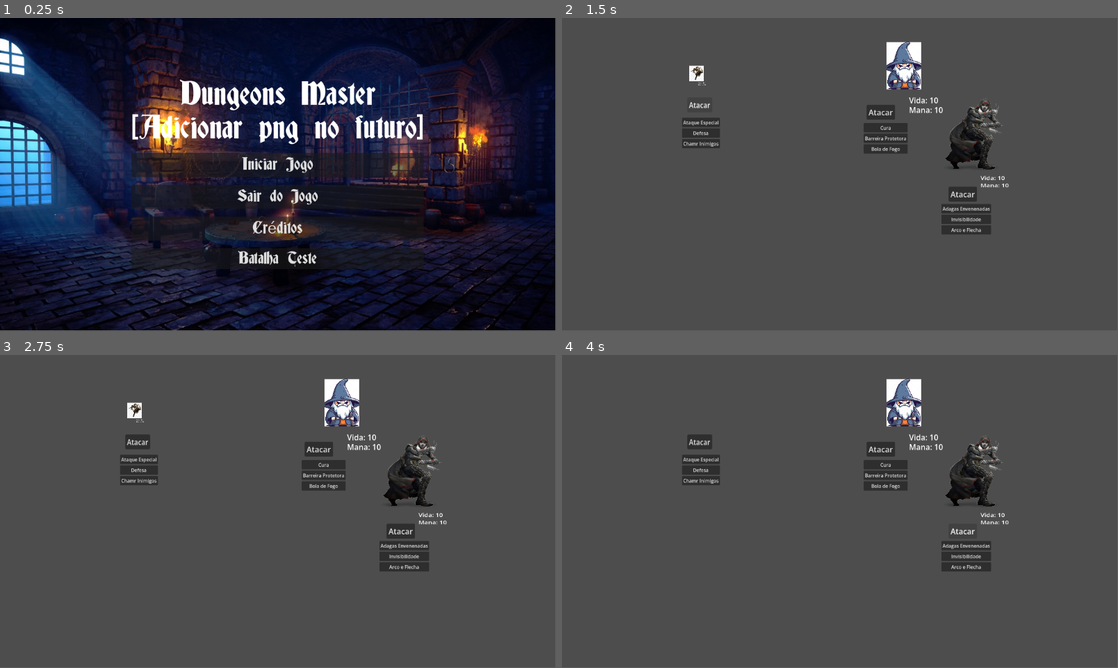
Above: before the commit, frames 1-4 (two rows, left to right).
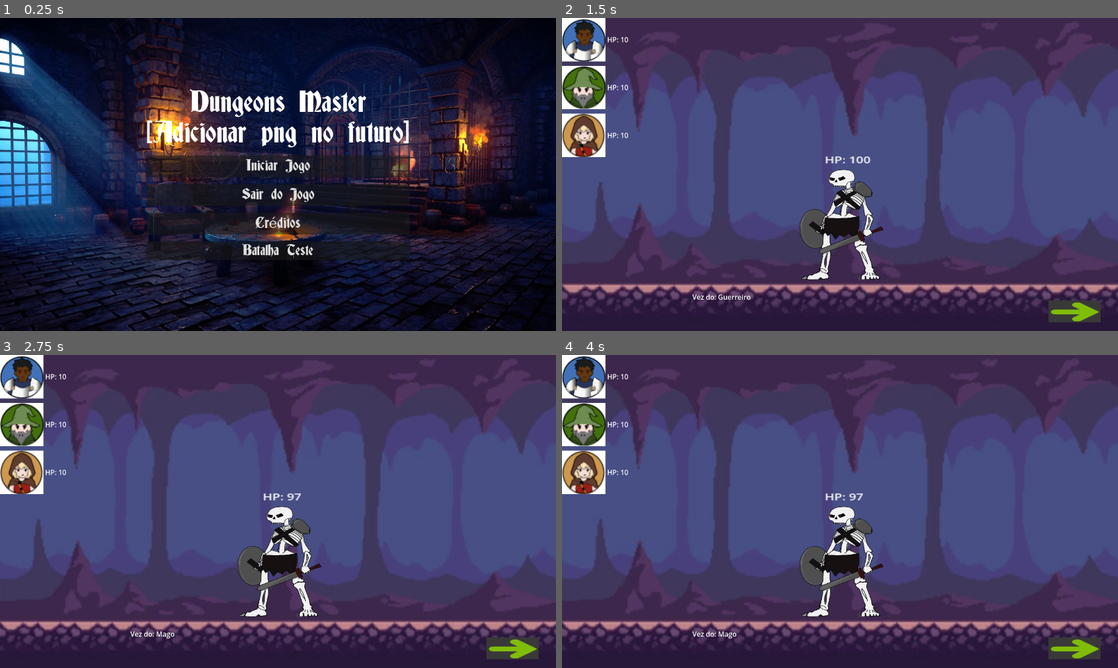
Above: after the commit, the same moments.

Repository: ygcs796/dungeon-master-ps-laje
Game: Godot game, scene res://interfaces/menu_principal.tscn
Same seed, same stepped clock (60 frames per second), same inputs: the game is played once before the commit and once after it.
Inputs (mouse positions are in pixels of both pictures, inside the frame that each line leads up to):
- Up to frame 1 (0.25 s): no input
- Up to frame 2 (1.5 s): click "Batalha Teste" at 0.5 s; click (701, 105) at 1.25 s, where only the run before the commit has a clickable "Atacar"
- Up to frame 3 (2.75 s): click (511, 649) at 2.02 s
- Up to frame 4 (4 s): click (878, 448) at 2.75 s, where only the run before the commit has a clickable "Atacar"; click (962, 530) at 3.5 s, where only the run before the commit has a clickable "Atacar"
In our replay, the window is 799x449 before the commit and 800x450 after it. These sizes can differ from the game's own. Grey fills any space a smaller window leaves; there, only what the larger window draws over its background counts as a difference.

The runs differ from the first frame. In frame 1, 9.1% of the frame differs, in the area x 0-100%, y 8-100%; in frame 2, 81%, in the area x 0-100%, y 0-100%; in frame 3, 81%; in frame 4, 81%.

Commit message:
adicionei um combate entre NPCs e um inimigo

Diff:
--- a/entidades/classes/mage/mage.tscn
+++ b/entidades/classes/mage/mage.tscn
@@ -10,6 +10,7 @@
 especial_barreira_protetora = 0
 especial_bola_de_fogo = 0
 usar_barreira = false
+vida = 10
 
 [node name="Sprite2D" parent="." index="1" unique_id=1188518273]
 scale = Vector2(0.2, 0.2)
--- a/entidades/classes/rogue/rogue.tscn
+++ b/entidades/classes/rogue/rogue.tscn
@@ -12,6 +12,7 @@
 adagas = false
 arco_e_flecha = false
 usar_invisibilidade = false
+vida = 10
 
 [node name="Sprite2D" parent="." index="1" unique_id=1188518273]
 position = Vector2(2.3841858e-07, 0)
--- a/entidades/npc_base/npc.gd
+++ b/entidades/npc_base/npc.gd
@@ -2,7 +2,7 @@
 class_name NPC
 
 @export var constituicao : int
-@export var vida: int
+@export var vida: int = 10
 @export var forca : int
 @export var destreza : int
 @export var magia : int
--- a/battle_test.tscn
+++ b/interfaces/battle_test.tscn
@@ -1,6 +1,6 @@
 [gd_scene format=3 uid="uid://dd5bqypum3dno"]
 
-[ext_resource type="Script" uid="uid://cug6xmoc2wujx" path="res://battle_test.gd" id="1_kt1od"]
+[ext_resource type="Script" uid="uid://cug6xmoc2wujx" path="res://interfaces/battle_test.gd" id="1_kt1od"]
 [ext_resource type="PackedScene" uid="uid://ba6bjjdvidxkm" path="res://entidades/classes/rogue/rogue.tscn" id="2_0q417"]
 [ext_resource type="PackedScene" uid="uid://82n3b2d5p5yj" path="res://entidades/classes/warrior/warrior.tscn" id="2_jhtm6"]
 [ext_resource type="PackedScene" uid="uid://dpp76jm5htwyn" path="res://entidades/classes/mage/mage.tscn" id="3_0q417"]
--- /dev/null
+++ b/interfaces/cena_3_caverna.gd
@@ -0,0 +1,114 @@
+extends Control
+
+# Variável que controla a ordem (0 = Guerreiro, 1 = Mago, 2 = Ladino, 3 = Inimigo)
+var vez_atual: int = 0
+
+# Controla se a batalha automática deve continuar rodando
+var batalha_ativa: bool = true
+
+# Called when the node enters the scene tree for the first time.
+func _ready() -> void:
+	atualizar_interface()
+	# Inicia o loop automático de combate
+	executar_loop_de_combate()
+
+# Atualiza os textos de vida e mostra quem irá atacar a seguir
+func atualizar_interface() -> void:
+	$VBoxContainer/HBoxContainer/VidaGuerreiro.text = "HP: " + str(max(0, Warrior.vida))
+	$VBoxContainer/HBoxContainer2/VidaMago.text = "HP: " + str(max(0, Mage.vida))
+	$VBoxContainer/HBoxContainer3/VidaLadina.text = "HP: " + str(max(0, Rogue.vida))
+	$Inimigo/VidaInimigo.text = "HP: " + str(max(0, InimigoTeste.vida))
+
+	# Atualiza o texto informando quem é a vez atual
+	match vez_atual:
+		0: $HBoxContainer/MarginContainer2/TextoVez.text = "Vez do: Guerreiro"
+		1: $HBoxContainer/MarginContainer2/TextoVez.text = "Vez do: Mago"
+		2: $HBoxContainer/MarginContainer2/TextoVez.text = "Vez do: Ladino"
+		3: $HBoxContainer/MarginContainer2/TextoVez.text = "Vez do: Inimigo"
+
+# Loop automático corrigido para pular personagens mortos instantaneamente
+func executar_loop_de_combate() -> void:
+	while batalha_ativa:
+
+		# 1. VERIFICAÇÕES DE FIM DE JOGO
+		if InimigoTeste.vida <= 0:
+			$HBoxContainer/MarginContainer2/TextoVez.text = "O Inimigo foi derrotado!"
+			batalha_ativa = false
+			break
+
+		if Warrior.vida <= 0 and Mage.vida <= 0 and Rogue.vida <= 0:
+			$HBoxContainer/MarginContainer2/TextoVez.text = "Fim de Jogo! Todos os heróis morreram."
+			batalha_ativa = false
+			break
+
+		# 2. LOGICA DE FILTRAGEM: Se o personagem do turno atual estiver morto,
+		# nós passamos a vez adiante NA MESMA HORA (usando 'continue' para reiniciar o loop sem dar o 'await')
+		if vez_atual == 0 and Warrior.vida <= 0:
+			vez_atual = 1 # Guerreiro morto -> passa pro Mago
+			continue
+
+		if vez_atual == 1 and Mage.vida <= 0:
+			vez_atual = 2 # Mago morto -> passa pro Ladino
+			continue
+
+		if vez_atual == 2 and Rogue.vida <= 0:
+			vez_atual = 3 # Ladino morto -> passa pro Inimigo
+			continue
+
+		# Se chegou até aqui, significa que o personagem da vez está VIVO.
+		# Então atualizamos a tela para o jogador ver quem vai agir e esperamos os 2 segundos.
+		atualizar_interface()
+		await get_tree().create_timer(2.0).timeout
+
+		# 3. EXECUÇÃO DO ATAQUE (Garantido que o atacante está vivo por conta dos filtros acima)
+		match vez_atual:
+			0:
+				# TURNO DO GUERREIRO
+				var dano = Warrior.atacar()
+				InimigoTeste.receber_dano(dano)
+				vez_atual = 1
+
+			1:
+				# TURNO DO MAGO
+				var dano = Mage.atacar()
+				InimigoTeste.receber_dano(dano)
+				vez_atual = 2
+
+			2:
+				# TURNO DO LADINO
+				var dano = Rogue.atacar()
+				InimigoTeste.receber_dano(dano)
+				vez_atual = 3
+
+			3:
+				# TURNO DO INIMIGO
+				if InimigoTeste.vida > 0:
+					jogar_turno_do_inimigo()
+				vez_atual = 0
+
+		# Atualiza a tela logo após o dano ser aplicado (para atualizar as barras/textos de vida)
+		atualizar_interface()
+
+
+# Função para gerenciar o ataque e o sorteio do Inimigo (permanece igual)
+func jogar_turno_do_inimigo() -> void:
+	var alvos_vivos = []
+	if Warrior.vida > 0: alvos_vivos.append("Guerreiro")
+	if Mage.vida > 0: alvos_vivos.append("Mago")
+	if Rogue.vida > 0: alvos_vivos.append("Ladino")
+
+	if alvos_vivos.size() == 0:
+		return
+
+	var indice_sorteado = randi() % alvos_vivos.size()
+	var alvo_escolhido = alvos_vivos[indice_sorteado]
+
+	var dano_do_inimigo = InimigoTeste.dar_dano()
+
+	match alvo_escolhido:
+		"Guerreiro":
+			Warrior.vida -= dano_do_inimigo
+		"Mago":
+			Mage.vida -= dano_do_inimigo
+		"Ladino":
+			Rogue.vida -= dano_do_inimigo
--- /dev/null
+++ b/interfaces/cena_3_caverna.tscn
@@ -0,0 +1,132 @@
+[gd_scene format=3 uid="uid://bvvt7wp0iki1n"]
+
+[ext_resource type="Texture2D" uid="uid://ohotxlg5jkmv" path="res://assets/background/tela_caverna.png" id="1_7oemk"]
+[ext_resource type="Script" uid="uid://dawnvi5wd6fbv" path="res://interfaces/cena_3_caverna.gd" id="1_b53t2"]
+[ext_resource type="Texture2D" uid="uid://b7ffpiuv2no7n" path="res://assets/npc/Captura de tela 2026-05-22 185939.png" id="2_shf8c"]
+[ext_resource type="Texture2D" uid="uid://cvtfngrb4keci" path="res://assets/Captura de tela 2026-05-22 192847.png" id="3_e5xlq"]
+[ext_resource type="Texture2D" uid="uid://cm164sjx8n35w" path="res://assets/npc/Captura de tela 2026-05-22 190000.png" id="3_jvdee"]
+[ext_resource type="Texture2D" uid="uid://er5meid57i0g" path="res://assets/npc/Captura de tela 2026-05-22 185946.png" id="4_wsu40"]
+[ext_resource type="Texture2D" uid="uid://bhljof8dqti54" path="res://assets/image-removebg-preview (21).png" id="7_b53t2"]
+
+[node name="Control" type="Control" unique_id=926389464]
+layout_mode = 3
+anchors_preset = 15
+anchor_right = 1.0
+anchor_bottom = 1.0
+grow_horizontal = 2
+grow_vertical = 2
+script = ExtResource("1_b53t2")
+
+[node name="TextureRect" type="TextureRect" parent="." unique_id=995678879]
+layout_mode = 1
+anchors_preset = 15
+anchor_right = 1.0
+anchor_bottom = 1.0
+grow_horizontal = 2
+grow_vertical = 2
+texture = ExtResource("1_7oemk")
+expand_mode = 1
+
+[node name="HBoxContainer" type="HBoxContainer" parent="." unique_id=1788230311]
+custom_minimum_size = Vector2(1280, 90)
+layout_mode = 1
+anchors_preset = 2
+anchor_top = 1.0
+anchor_bottom = 1.0
+offset_top = -40.0
+offset_right = 40.0
+grow_vertical = 0
+theme_override_constants/separation = 0
+
+[node name="MarginContainer" type="MarginContainer" parent="HBoxContainer" unique_id=1329982339]
+custom_minimum_size = Vector2(300, 0)
+layout_mode = 2
+
+[node name="TextureRect" type="TextureRect" parent="HBoxContainer/MarginContainer" unique_id=1772381255]
+layout_mode = 2
+
+[node name="MarginContainer2" type="MarginContainer" parent="HBoxContainer" unique_id=1034059129]
+custom_minimum_size = Vector2(780, 0)
+layout_mode = 2
+
+[node name="TextoVez" type="RichTextLabel" parent="HBoxContainer/MarginContainer2" unique_id=857464220]
+layout_mode = 2
+
+[node name="MarginContainer3" type="MarginContainer" parent="HBoxContainer" unique_id=565584856]
+custom_minimum_size = Vector2(200, 0)
+layout_mode = 2
+theme_override_constants/margin_left = 40
+theme_override_constants/margin_top = 20
+theme_override_constants/margin_right = 40
+theme_override_constants/margin_bottom = 20
+
+[node name="Prosseguir" type="TextureButton" parent="HBoxContainer/MarginContainer3" unique_id=1619710688]
+layout_mode = 2
+texture_normal = ExtResource("3_e5xlq")
+ignore_texture_size = true
+stretch_mode = 0
+
+[node name="VBoxContainer" type="VBoxContainer" parent="." unique_id=2019594165]
+custom_minimum_size = Vector2(200, 300)
+layout_mode = 1
+offset_right = 40.0
+offset_bottom = 40.0
+theme_override_constants/separation = 10
+
+[node name="HBoxContainer" type="HBoxContainer" parent="VBoxContainer" unique_id=544147983]
+custom_minimum_size = Vector2(200, 100)
+layout_mode = 2
+
+[node name="TextureRect" type="TextureRect" parent="VBoxContainer/HBoxContainer" unique_id=1810493512]
+custom_minimum_size = Vector2(100, 0)
+layout_mode = 2
+texture = ExtResource("2_shf8c")
+expand_mode = 1
+
+[node name="VidaGuerreiro" type="Label" parent="VBoxContainer/HBoxContainer" unique_id=1907416829]
+custom_minimum_size = Vector2(100, 0)
+layout_mode = 2
+
+[node name="HBoxContainer2" type="HBoxContainer" parent="VBoxContainer" unique_id=1251155606]
+custom_minimum_size = Vector2(0, 100)
+layout_mode = 2
+
+[node name="TextureRect" type="TextureRect" parent="VBoxContainer/HBoxContainer2" unique_id=1546655950]
+custom_minimum_size = Vector2(100, 0)
+layout_mode = 2
+texture = ExtResource("3_jvdee")
+expand_mode = 1
+
+[node name="VidaMago" type="Label" parent="VBoxContainer/HBoxContainer2" unique_id=1218484231]
+custom_minimum_size = Vector2(100, 0)
+layout_mode = 2
+
+[node name="HBoxContainer3" type="HBoxContainer" parent="VBoxContainer" unique_id=2025389058]
+custom_minimum_size = Vector2(0, 100)
+layout_mode = 2
+
+[node name="TextureRect" type="TextureRect" parent="VBoxContainer/HBoxContainer3" unique_id=793837967]
+custom_minimum_size = Vector2(100, 0)
+layout_mode = 2
+texture = ExtResource("4_wsu40")
+expand_mode = 1
+
+[node name="VidaLadina" type="Label" parent="VBoxContainer/HBoxContainer3" unique_id=1391250021]
+custom_minimum_size = Vector2(100, 0)
+layout_mode = 2
+
+[node name="Inimigo" type="Node2D" parent="." unique_id=601738361]
+
+[node name="Sprite2D" type="Sprite2D" parent="Inimigo" unique_id=1243319064]
+position = Vector2(645, 477.00003)
+scale = Vector2(0.6026057, 0.43694666)
+texture = ExtResource("7_b53t2")
+
+[node name="VidaInimigo" type="Label" parent="Inimigo" unique_id=485978423]
+offset_left = 605.0
+offset_top = 311.0
+offset_right = 645.0
+offset_bottom = 334.0
+scale = Vector2(1.8229818, 1.2854297)
+
+[connection signal="pressed" from="HBoxContainer/MarginContainer3/Prosseguir" to="." method="_on_prosseguir_pressed"]
--- /dev/null
+++ b/interfaces/inimigo_teste.gd
@@ -0,0 +1,22 @@
+extends Node2D
+class_name Inimigo
+
+# Atributos básicos do inimigo
+@export var nome: String = "Globin"
+@export var vida: int = 100
+@export var dano_base: int = 15
+
+# Função para o inimigo CAUSAR dano em alguém
+func dar_dano() -> int:
+	print(nome, " preparou o ataque!")
+	return dano_base
+
+# Função para o inimigo RECEBER dano dos heróis
+func receber_dano(quantidade: int) -> void:
+	vida -= quantidade
+	print(nome, " recebeu ", quantidade, " de dano. Vida restante: ", vida)
+
+	# Se a vida zerar ou negativar, ele morre
+	if vida <= 0:
+		print(nome, " foi derrotado!")
+		queue_free() # Apaga o inimigo da cena
--- /dev/null
+++ b/interfaces/inimigo_teste.tscn
@@ -0,0 +1,10 @@
+[gd_scene format=3 uid="uid://cfh0dngq0u54d"]
+
+[ext_resource type="Script" uid="uid://cc43se60w5q0x" path="res://interfaces/inimigo_teste.gd" id="1_4re1m"]
+[ext_resource type="Texture2D" uid="uid://bhljof8dqti54" path="res://assets/image-removebg-preview (21).png" id="2_wmy1g"]
+
+[node name="InimigoTeste" type="Node2D" unique_id=508027016]
+script = ExtResource("1_4re1m")
+
+[node name="Sprite2D" type="Sprite2D" parent="." unique_id=475147113]
+texture = ExtResource("2_wmy1g")
--- a/interfaces/menu_principal.gd
+++ b/interfaces/menu_principal.gd
@@ -27,4 +27,4 @@
 
 
 func _on_teste_batalha_pressed() -> void:
-	get_tree().change_scene_to_file("res://battle_test.tscn")
+	get_tree().change_scene_to_file("res://interfaces/cena_3_caverna.tscn")
--- a/project.godot
+++ b/project.godot
@@ -15,6 +15,18 @@
 config/features=PackedStringArray("4.6", "Mobile")
 config/icon="res://icon.svg"
 
+[autoload]
+
+Mage="*uid://cpt4ojovhlpvd"
+Rogue="*uid://dlgpnlurimpmt"
+Warrior="*uid://cb2vky0k3f6q"
+InimigoTeste="*uid://cc43se60w5q0x"
+
+[display]
+
+window/size/viewport_width=1280
+window/size/viewport_height=720
+
 [physics]
 
 3d/physics_engine="Jolt Physics"
Binary file added: assets/Captura de tela 2026-05-22 192847.png
Not shown, added: assets/Captura de tela 2026-05-22 192847.png.import
Binary file added: assets/background/tela_caverna.png
Not shown, added: assets/background/tela_caverna.png.import
Binary file added: assets/image-removebg-preview (21).png
Not shown, added: assets/image-removebg-preview (21).png.import
Binary file added: assets/npc/Captura de tela 2026-05-22 185939.png
Not shown, added: assets/npc/Captura de tela 2026-05-22 185939.png.import
Binary file added: assets/npc/Captura de tela 2026-05-22 185946.png
Not shown, added: assets/npc/Captura de tela 2026-05-22 185946.png.import
Binary file added: assets/npc/Captura de tela 2026-05-22 190000.png
Not shown, added: assets/npc/Captura de tela 2026-05-22 190000.png.import
(and 6 more such lines)
